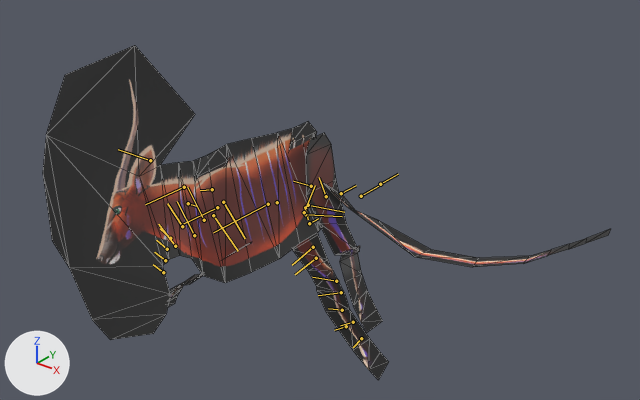
Two versions of the FBX model Assets/Resources/CardArt/Models/Mesh_AntelopeA.fbx, one commit apart.
The view is the same before and after, from a camera (50 mm lens) standing at (1.269, -1.339, 0.971) and looking at (0.213, -0.021, 0.153). Arrows for +X, +Y and +Z are at lower left; the lights stay in place. Both versions are drawn at frame 265 of the action 'ArmatureAction'; the numbers are the values there. The bones that bend it are drawn over the model as lines. Mesh edges are drawn as thin lines.

The first picture shows 'Mesh_Body'.
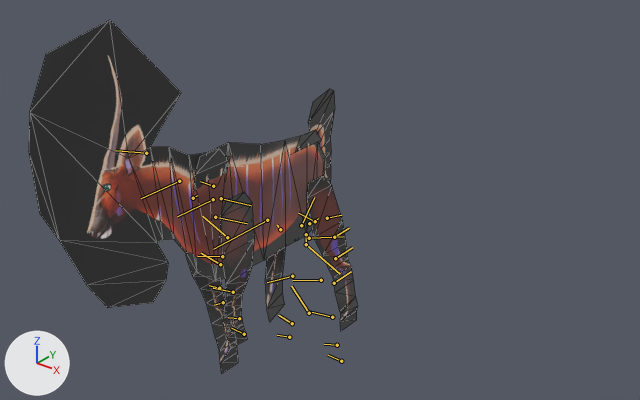
Pixel boxes [x1, y1, x2, y2] of what changed, in the pictures (640 x 400 px):
'Mesh_Body', posed (42% narrower)
    before: [43, 45, 611, 380]
    after: [29, 20, 358, 373]
bone 'Bone_Pelvis', root to tip
    before: (305, 207) to (308, 219)
    after: (306, 234) to (306, 246)
bone 'Bone_Spine', root to tip
    before: (268, 204) to (213, 232)
    after: (267, 220) to (213, 249)
bone 'Bone_Shoulder', root to tip
    before: (217, 207) to (182, 224)
    after: (213, 199) to (177, 216)
bone 'Bone_Neck', root to tip
    before: (184, 187) to (145, 204)
    after: (179, 181) to (141, 198)
bone 'Bone_Head', root to tip
    before: (150, 160) to (118, 149)
    after: (146, 153) to (116, 150)
bone 'Bone_ShoulderL', root to tip
    before: (212, 189) to (200, 190)
    after: (213, 186) to (200, 181)
bone 'Bone_FrontLegL', root to tip
    before: (223, 202) to (245, 238)
    after: (221, 198) to (251, 205)
bone 'Bone_ForearmL', root to tip
    before: (204, 220) to (187, 187)
    after: (227, 237) to (202, 216)
bone 'Bone_KneeL', root to tip
    before: (182, 226) to (167, 203)
    after: (220, 264) to (201, 253)
bone 'Bone_AnkleL', root to tip
    before: (170, 238) to (160, 228)
    after: (219, 288) to (209, 285)
bone 'Bone_HoofL', root to tip
    before: (167, 249) to (156, 240)
    after: (223, 302) to (214, 305)
bone 'Bone_ShoulderR', root to tip
    before: (188, 203) to (196, 206)
    after: (193, 198) to (197, 195)
bone 'Bone_FrontLegR', root to tip
    before: (213, 215) to (238, 251)
    after: (215, 217) to (247, 223)
bone 'Bone_ForearmR', root to tip
    before: (194, 235) to (177, 201)
    after: (222, 256) to (197, 256)
bone 'Bone_KneeR', root to tip
    before: (175, 246) to (158, 224)
    after: (233, 292) to (213, 288)
bone 'Bone_AnkleR', root to tip
    before: (165, 260) to (154, 252)
    after: (239, 318) to (228, 317)
bone 'Bone_HoofR', root to tip
    before: (163, 272) to (153, 264)
    after: (244, 334) to (231, 328)
bone 'Bone_PelvisL', root to tip
    before: (311, 186) to (293, 181)
    after: (315, 221) to (298, 213)
bone 'Bone_BackLegL', root to tip
    before: (308, 205) to (344, 212)
    after: (309, 238) to (343, 236)
bone 'Bone_TibiaL', root to tip
    before: (313, 247) to (292, 265)
    after: (321, 280) to (292, 280)
bone 'Bone_BackKneeL', root to tip
    before: (336, 281) to (312, 277)
    after: (332, 317) to (309, 311)
bone 'Bone_BackAnkleL', root to tip
    before: (342, 310) to (328, 308)
    after: (337, 345) to (324, 344)
bone 'Bone_BackHoofL', root to tip
    before: (346, 326) to (334, 330)
    after: (341, 361) to (328, 355)
bone 'Bone_BackLegR', root to tip
    before: (305, 214) to (342, 216)
    after: (306, 244) to (340, 274)
bone 'Bone_TibiaR', root to tip
    before: (316, 258) to (295, 274)
    after: (292, 276) to (267, 282)
bone 'Bone_BackKneeR', root to tip
    before: (341, 292) to (318, 295)
    after: (309, 313) to (291, 286)
bone 'Bone_BackAnkleR', root to tip
    before: (353, 322) to (340, 325)
    after: (292, 323) to (278, 315)
bone 'Bone_BackHoofR', root to tip
    before: (361, 338) to (353, 347)
    after: (289, 337) to (277, 335)
bone 'Bone_PelvisTail', root to tip
    before: (304, 212) to (315, 185)
    after: (301, 225) to (314, 197)
bone 'Bone_Tail', root to tip
    before: (326, 196) to (319, 177)
    after: (327, 218) to (341, 215)
bone 'Bone_TailA', root to tip
    before: (341, 193) to (356, 185)
    after: (334, 237) to (349, 228)
bone 'Bone_TailB', root to tip
    before: (361, 196) to (378, 186)
    after: (335, 258) to (352, 247)
bone 'Bone_TailC', root to tip
    before: (380, 184) to (398, 174)
    after: (334, 283) to (351, 271)

The change in detail:
Bone 'Bone_Pelvis' (bone_bone_pelvis) moves from (0.0, -6.6, 0.0) to (0.0, 0.0, 0.0).
Bone 'Bone_Pelvis' (bone_bone_pelvis) turns from (0, 0, 13) to (0, 0, 0) degrees about its own x, y and z.
Bone 'Bone_Spine' (bone_bone_spine) turns from (0, 7, 0) to (0, 0, 0) degrees about its own x, y and z.
Bone 'Bone_Shoulder' (bone_bone_shoulder) turns from (0, -4, 0) to (0, 18, 0) degrees about its own x, y and z.
Bone 'Bone_Neck' (bone_bone_neck) turns from (0, -11, 0) to (0, -15, 0) degrees about its own x, y and z.
Bone 'Bone_Head' (bone_bone_head) turns from (0, 0, -12) to (0, 0, -24) degrees about its own x, y and z.
Bone 'Bone_ShoulderL' (bone_bone_shoulderl) moves from (-4.0, 0.0, -2.0) to (-3.2, -0.4, -1.6).
Bone 'Bone_FrontLegL' (bone_bone_frontlegl) turns from (56, -20, -78) to (-9, -54, 11) degrees about its own x, y and z.
Bone 'Bone_ForearmL' (bone_bone_forearml) turns from (-8, 1, 16) to (0, 1, 27) degrees about its own x, y and z.
Bone 'Bone_KneeL' (bone_bone_kneel) turns from (4, 0, -17) to (0, 0, -13) degrees about its own x, y and z.
Bone 'Bone_AnkleL' (bone_bone_anklel) turns from (-1, 3, -21) to (0, -1, -19) degrees about its own x, y and z.
Bone 'Bone_HoofL' (bone_bone_hoofl) turns from (2, -1, -2) to (0, 0, -19) degrees about its own x, y and z.
Bone 'Bone_ShoulderR' (bone_bone_shoulderr) moves from (-6.0, -2.7, -2.0) to (-3.6, -3.6, -2.1).
Bone 'Bone_FrontLegR' (bone_bone_frontlegr) turns from (0, 0, -62) to (0, 0, 8) degrees about its own x, y and z.
Bone 'Bone_ForearmR' (bone_bone_forearmr) turns from (0, 0, 11) to (0, 0, -10) degrees about its own x, y and z.
Bone 'Bone_KneeR' (bone_bone_kneer) turns from (0, 0, -17) to (0, 0, 6) degrees about its own x, y and z.
Bone 'Bone_AnkleR' (bone_bone_ankler) turns from (0, 0, -22) to (0, 0, -5) degrees about its own x, y and z.
Bone 'Bone_HoofR' (bone_bone_hoofr) turns from (0, 0, -2) to (0, 0, 19) degrees about its own x, y and z.
Bone 'Bone_PelvisL' (bone_bone_pelvisl) moves from (-4.0, 0.8, 3.0) to (-2.3, -0.1, 3.2).
Bone 'Bone_BackLegL' (bone_bone_backlegl) turns from (0, 0, -5) to (0, 0, 20) degrees about its own x, y and z.
Bone 'Bone_TibiaL' (bone_bone_tibial) turns from (0, 0, -40) to (0, 0, -1) degrees about its own x, y and z.
Bone 'Bone_BackKneeL' (bone_bone_backkneel) turns from (0, 0, 35) to (0, 0, 10) degrees about its own x, y and z.
Bone 'Bone_BackAnkleL' (bone_bone_backanklel) turns from (0, 0, -5) to (0, 0, -9) degrees about its own x, y and z.
Bone 'Bone_BackHoofL' (bone_bone_backhoofl) turns from (0, 0, -19) to (0, 0, 17) degrees about its own x, y and z.
Bone 'Bone_BackLegR' (bone_bone_backlegr) turns from (0, 0, -4) to (1, -2, -29) degrees about its own x, y and z.
Bone 'Bone_TibiaR' (bone_bone_tibiar) turns from (0, 0, -31) to (0, 0, -53) degrees about its own x, y and z.
Bone 'Bone_BackKneeR' (bone_bone_backkneer) turns from (-1, 0, 19) to (0, 0, 76) degrees about its own x, y and z.
Bone 'Bone_BackAnkleR' (bone_bone_backankler) turns from (-1, 0, -6) to (0, 0, -35) degrees about its own x, y and z.
Bone 'Bone_BackHoofR' (bone_bone_backhoofr) turns from (1, 0, -24) to (0, 0, -27) degrees about its own x, y and z.
Bone 'Bone_PelvisTail' (bone_bone_pelvistail) moves from (-1.0, -0.5, -0.5) to (0.0, 1.0, 2.0).
Bone 'Bone_Tail' (bone_bone_tail) turns from (0, 0, 57) to (0, 0, -18) degrees about its own x, y and z.
Bone 'Bone_TailA' (bone_bone_taila) turns from (0, -19, 0) to (0, -11, 0) degrees about its own x, y and z.
Bone 'Bone_TailB' (bone_bone_tailb) turns from (0, -31, 0) to (0, 5, 0) degrees about its own x, y and z.
Bone 'Bone_TailC' (bone_bone_tailc) turns from (0, -4, 0) to (0, -2, 0) degrees about its own x, y and z.
